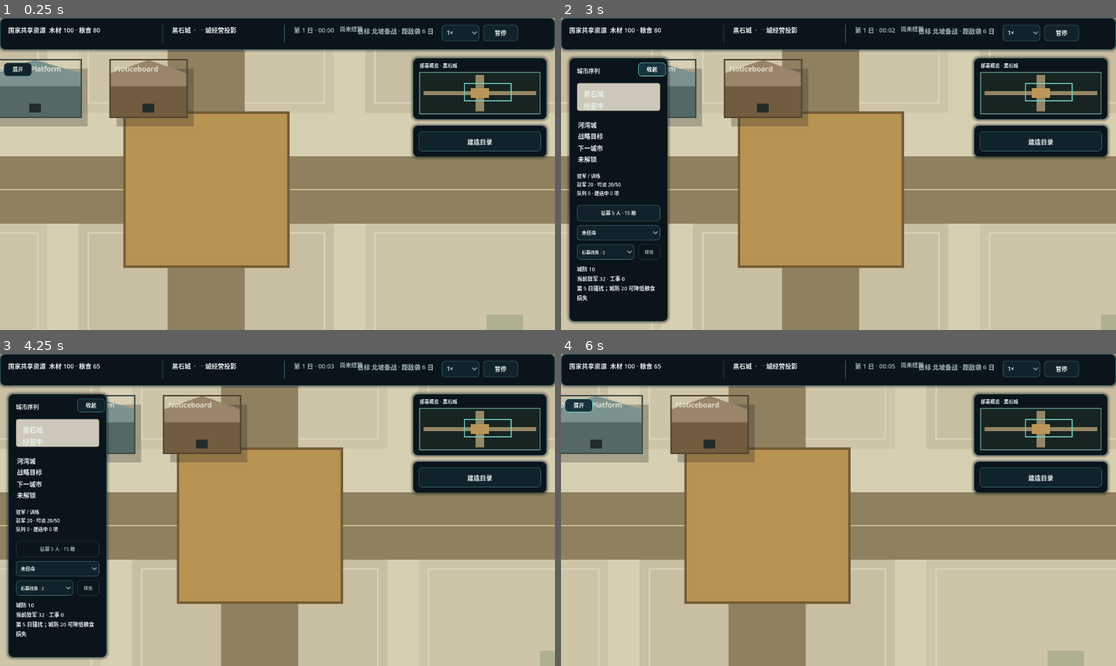
Above: before the commit, frames 1-4 (two rows, left to right).
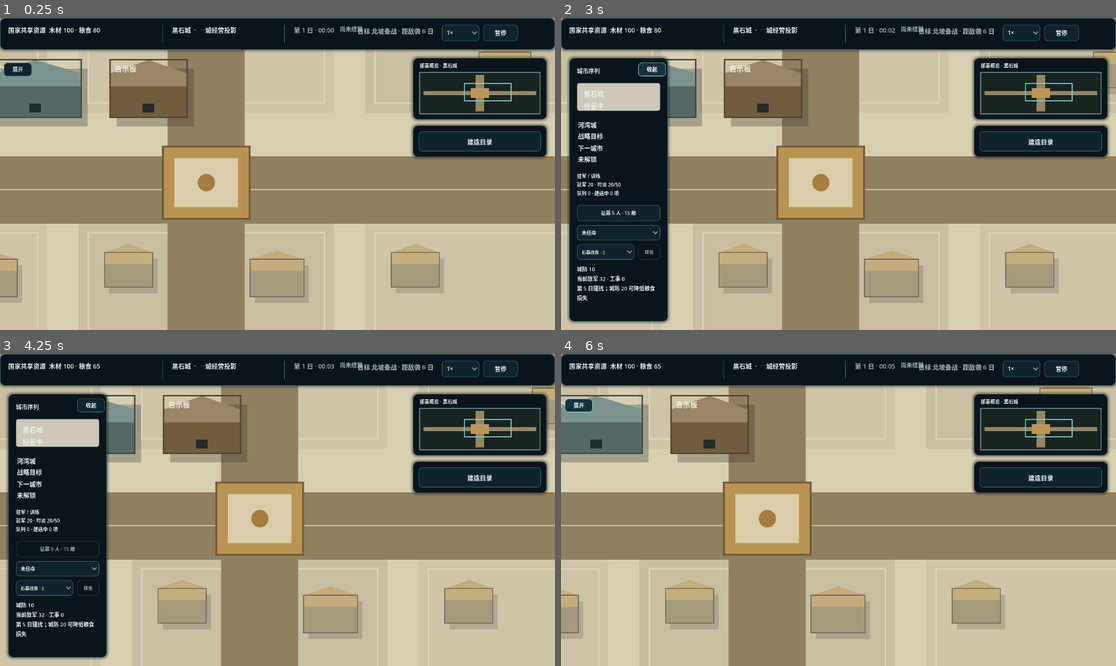
Above: after the commit, the same moments.

Repository: dodabojcuk-sys/Peace-Under-Heaven
Game: Godot game, scene res://scenes/blank_map.tscn
Same seed, same stepped clock (60 frames per second), same inputs: the game is played once before the commit and once after it.
Inputs:
- Up to frame 1 (0.25 s): no input
- Up to frame 2 (3 s): click "1×" at 0.5 s; click "暂停" at 1.25 s; click "继续" at 2 s; click "展开" at 2.75 s
- Up to frame 3 (4.25 s): click "征募 5 人 · 15 粮" at 3.5 s
- Up to frame 4 (6 s): click "未任命" at 4.25 s; click "石器改良 · 2" at 5 s; click "收起" at 5.75 s

The runs differ from the first frame. In frame 1, 18% of the frame differs, in the area x 0-96%, y 10-100%; in frame 2, 17%; in frame 3, 17%; in frame 4, 18%.

Commit message:
test: verify city rotation construction and responsive layout

Diff:
--- a/scenes/blank_map.tscn
+++ b/scenes/blank_map.tscn
@@ -459,6 +459,7 @@
 [node name="UI" type="CanvasLayer" parent="."]
 
 [node name="BlackstoneExpeditionMvp" parent="UI" instance=ExtResource("5_mvp")]
+visible = false
 
 [node name="Shell" type="Control" parent="UI"]
 layout_mode = 3
--- a/scripts/construction_controller.gd
+++ b/scripts/construction_controller.gd
@@ -5124,6 +5124,7 @@
 		"description": definition.description,
 		"origin_cell": origin_cell,
 		"footprint": footprint_end - origin_cell,
+		"base_footprint": footprint_end - origin_cell,
 		"occupied_footprint_cells": footprint_cells.duplicate(),
 		"selection_bounds": Rect2(Vector2.ZERO, building.size),
 		"lifecycle_state": &"fixed",
@@ -5161,6 +5162,7 @@
 		"description": "",
 		"origin_cell": Vector2i.ZERO,
 		"footprint": Vector2i.ZERO,
+		"orientation": ORIENTATION_NORTH,
 		"occupied_footprint_cells": [],
 		"selection_bounds": Rect2(),
 		"lifecycle_state": &"",
--- a/scripts/map_pan_controller.gd
+++ b/scripts/map_pan_controller.gd
@@ -130,10 +130,14 @@
 
 func _handle_construction_input(event: InputEvent) -> void:
 	if event is InputEventKey:
-		if event.pressed and not event.echo and event.keycode == KEY_ESCAPE:
-			construction_controller.cancel_placing()
-			_stop_drag()
-			get_viewport().set_input_as_handled()
+		if event.pressed and not event.echo:
+			if event.keycode == KEY_R:
+				construction_controller.rotate_preview()
+				get_viewport().set_input_as_handled()
+			elif event.keycode == KEY_ESCAPE:
+				construction_controller.cancel_placing()
+				_stop_drag()
+				get_viewport().set_input_as_handled()
 		return
 
 	if event is InputEventMouseButton:
--- a/scripts/regular_city_spatial_foundation.gd
+++ b/scripts/regular_city_spatial_foundation.gd
@@ -11,6 +11,15 @@
 	{"name": "SouthGate", "position": Vector2(1100.0, 1346.0), "orientation": 2},
 	{"name": "WestGate", "position": Vector2(54.0, 700.0), "orientation": 3},
 ]
+
+const BUILDING_LABELS := {
+	"Manor": "城主府",
+	"Barracks": "兵营",
+	"Granary": "粮仓",
+	"Academy": "书院",
+	"CommandPlatform": "军令台",
+	"Noticeboard": "告示板",
+}
 
 var _fixed_building_proxies: Array[Dictionary] = []
 
@@ -29,7 +38,6 @@
 		"Barracks",
 		"Granary",
 		"Academy",
-		"CityGate",
 		"CommandPlatform",
 		"Noticeboard",
 	]:
@@ -82,20 +90,49 @@
 	_draw_ward(Rect2(1430.0, 770.0, 580.0, 430.0), Color("cec5a9"))
 	_draw_road(Rect2(1020.0, 74.0, 160.0, 1252.0))
 	_draw_road(Rect2(74.0, 630.0, 2052.0, 140.0))
-	draw_rect(Rect2(930.0, 540.0, 340.0, 320.0), Color("b89352"), true)
-	draw_rect(Rect2(930.0, 540.0, 340.0, 320.0), Color("755c35"), false, 5.0)
+	# This is an open civic court rather than a foreground gate: it anchors the
+	# axial roads without becoming a dominant facade in the default viewport.
+	var civic_courtyard := Rect2(1010.0, 610.0, 180.0, 150.0)
+	draw_rect(civic_courtyard, Color("b89352"), true)
+	draw_rect(civic_courtyard, Color("755c35"), false, 4.0)
+	draw_rect(civic_courtyard.grow(-24.0), Color("d8cda8"), true)
+	draw_circle(civic_courtyard.get_center(), 18.0, Color("a57d3e"))
 	for proxy in _fixed_building_proxies:
 		_draw_graybox_building(
 			Rect2(proxy.rect),
 			Color(proxy.color),
-			str(proxy.name)
+			str(BUILDING_LABELS.get(str(proxy.name), str(proxy.name)))
 		)
 
 
 func _draw_ward(rect: Rect2, color: Color) -> void:
 	draw_rect(rect, color, true)
 	draw_rect(rect.grow(-20.0), Color("dcd4ba"), false, 3.0)
-	draw_rect(Rect2(rect.get_center() - Vector2(38.0, 26.0), Vector2(76.0, 52.0)), Color("aeb08f"), true)
+	# These are non-interactive ward volumes, not selectable production
+	# buildings. They make the foundation read as a city before art production.
+	for local_rect in [
+		Rect2(54.0, 60.0, 100.0, 72.0),
+		Rect2(rect.size.x - 174.0, 74.0, 112.0, 78.0),
+		Rect2(rect.size.x * 0.5 - 54.0, rect.size.y - 126.0, 108.0, 74.0),
+	]:
+		_draw_ambient_volume(
+			Rect2(rect.position + local_rect.position, local_rect.size)
+		)
+
+
+func _draw_ambient_volume(rect: Rect2) -> void:
+	var shadow := Rect2(rect.position + Vector2(10.0, 13.0), rect.size)
+	draw_rect(shadow, Color(0.17, 0.17, 0.14, 0.18), true)
+	draw_rect(rect, Color("a29b7e"), true)
+	var roof := PackedVector2Array([
+		rect.position,
+		rect.position + Vector2(rect.size.x * 0.5, -18.0),
+		rect.position + Vector2(rect.size.x, 0.0),
+		rect.position + Vector2(rect.size.x, 24.0),
+		rect.position + Vector2(0.0, 24.0),
+	])
+	draw_colored_polygon(roof, Color("c2ad7b"))
+	draw_rect(rect, Color("756c56"), false, 2.0)
 
 
 func _draw_road(rect: Rect2) -> void:
--- a/tests/run_building_lifecycle_smoke.gd
+++ b/tests/run_building_lifecycle_smoke.gd
@@ -93,8 +93,8 @@
 		"详情名称来自权威记录")
 	_check(
 		detail_panel.get_node("TargetType").text.contains("当前等级：L1")
-			and detail_panel.get_node("GridPosition").text
-				== "投入：木材 40｜工期：1 日"
+		and detail_panel.get_node("GridPosition").text
+			== "朝向：北｜投入：木材 40｜工期：1 日"
 			and detail_panel.get_node("Footprint").text
 				== "当前效果：木材 +18/日",
 		"详情显示权威等级、投入、工期和当前效果"
--- a/tests/run_building_selection_smoke.gd
+++ b/tests/run_building_selection_smoke.gd
@@ -57,7 +57,7 @@
 		"响应式详情面板固定在地图右侧安全区"
 	)
 	_check(
-		panel_rect.size.x >= 290.0 and panel_rect.size.y >= 440.0,
+		panel_rect.size.x >= 278.0 and panel_rect.size.y >= 390.0,
 		"详情面板为建筑状态与升级门禁保留可读空间"
 	)
 	_check(not panel_rect.intersects(minimap.get_global_rect()),
@@ -102,8 +102,8 @@
 	)
 	_check(
 		detail_panel.get_node("GridPosition").text
-			== "投入：木材 40｜工期：1 日",
-		"面板显示真实投入和施工时间"
+			== "朝向：北｜投入：木材 40｜工期：1 日",
+		"面板显示真实朝向、投入和施工时间"
 	)
 	_check(
 		detail_panel.get_node("Footprint").text
@@ -152,7 +152,7 @@
 	_check(
 		detail_panel.get_node("TargetName").text == "伐木场"
 			and detail_panel.get_node("GridPosition").text
-				== "投入：木材 40｜工期：1 日",
+				== "朝向：北｜投入：木材 40｜工期：1 日",
 		"切换选择后面板保持与新权威记录一致"
 	)
 
@@ -273,8 +273,15 @@
 	placing_left.pressed = true
 	placing_left.position = Vector2(700.0, 500.0)
 	scene._input(placing_left)
+	_check(construction.get_building_count() == placement_count_before,
+		"placing 左键只更新预览，不会绕过右侧确认")
+	_check(construction.is_placing(), "左键更新预览后仍保持 placing 状态")
+	var confirm_button: Button = scene.get_node("UI/Shell/ConstructionEntryPanel/ConfirmPlacementButton")
+	confirm_button.emit_signal("pressed")
+	await process_frame
 	_check(construction.get_building_count() == placement_count_before + 1,
-		"placing 左键仍只确认有效建造")
+		"右侧确认按钮通过权威建造命令落成建筑")
+	_check(not construction.is_placing(), "右侧确认后退出 placing 状态")
 	_check(not selection.has_selection(), "placing 左键不会同时选择建筑")
 	construction.cancel_placing()
 	_check(not construction_preview.visible, "退出 placing 后建造预览隐藏")
--- a/tests/run_city_time_viewport_smoke.gd
+++ b/tests/run_city_time_viewport_smoke.gd
@@ -246,10 +246,11 @@
 	construction.restart_first_map()
 	var placement_snapshot := _placement_origins(construction)
 	_check(
-		scene.is_city_bar_expanded()
-			and city_bar.visible
-			and city_bar_toggle.visible,
-		"一城经营视图默认展开且切换入口始终可见"
+			not scene.is_city_bar_expanded()
+				and not city_bar.visible
+				and city_bar_toggle.visible
+				and scene.get_node("UI/Shell/ConstructionEntryPanel").visible,
+		"右侧城建栏默认展开且城市切换入口始终可见"
 	)
 	scene.set_city_bar_expanded(false)
 	await process_frame
--- a/tests/run_construction_placement_smoke.gd
+++ b/tests/run_construction_placement_smoke.gd
@@ -169,17 +169,23 @@
 	_check(controller.preview_valid, "左键路由测试位置有效")
 	var placing_left_camera_position := camera.position
 	var placement_count_before_left: int = controller.get_building_count()
+	var confirm_placement_button: Button = scene.get_node(
+		"UI/Shell/ConstructionEntryPanel/ConfirmPlacementButton"
+	)
 	var placing_left_press := InputEventMouseButton.new()
 	placing_left_press.button_index = MOUSE_BUTTON_LEFT
 	placing_left_press.pressed = true
 	placing_left_press.position = Vector2(860.0, 500.0)
 	scene._input(placing_left_press)
-	_check(controller.get_building_count() == placement_count_before_left + 1,
-		"placing 左键通过唯一输入入口确认放置")
+	_check(controller.get_building_count() == placement_count_before_left,
+		"placing 左键只更新 ghost；确认权归右侧纵栏")
 	_check(camera.position.is_equal_approx(placing_left_camera_position),
 		"placing 左键不移动 Camera2D")
-	_check(controller.is_placing(), "确认一次后保持 placing 以便连续放置")
-	controller.cancel_placing()
+	_check(controller.is_placing(), "左键更新 ghost 后保持 placing")
+	confirm_placement_button.emit_signal("pressed")
+	_check(controller.get_building_count() == placement_count_before_left + 1,
+		"右侧确认按钮通过唯一权威建造命令落位")
+	_check(not controller.is_placing(), "确认后清除 ghost 与临时旋转状态")
 
 	var idle_camera_position := camera.position
 	var left_press := InputEventMouseButton.new()
--- a/tests/run_inner_city_ui_r0_smoke.gd
+++ b/tests/run_inner_city_ui_r0_smoke.gd
@@ -29,21 +29,22 @@
 	var construction_menu: Panel = shell.get_node("ConstructionMenu")
 	var build_entry: Button = shell.get_node("ConstructionEntryPanel/BuildEntryButton")
 	var detail: Panel = shell.get_node("BuildingDetailPanel")
+	var expedition: Control = scene.get_node("UI/BlackstoneExpeditionMvp")
 
 	_check(city.get_nation_state() != null, "资源行只读取现有国家权威")
-	_check(city_rail.visible and city_rail.get_node("Title").text == "城市序列",
-		"一城经营视图默认显示城市序列")
+	_check(not city_rail.visible,
+		"R1 默认不常驻左侧城市序列，避免与右侧城建栏争夺地图")
+	_check(not expedition.visible,
+		"正常启动链默认进入正式内城，外城入口按需打开")
 	_check(
 		resource_summary.text.contains("国家共享资源")
 			and resource_summary.text.contains("木材"),
 		"资源行显示权威国家共享资源"
 	)
 	_check(
-		detail.size.x >= 290.0
-			and not detail.get_global_rect().intersects(
-				city_rail.get_global_rect()
-			),
-		"1280 宽度下详情与城市序列保持安全分区"
+		detail.size.x >= 278.0
+			and detail.get_global_rect().position.x > root.size.x * 0.5,
+		"1280 宽度下详情复用右侧安全栏，不挤压城市为多面板"
 	)
 
 	build_entry.emit_signal("pressed")
--- a/tests/run_p1f_construction_dataization_smoke.gd
+++ b/tests/run_p1f_construction_dataization_smoke.gd
@@ -93,8 +93,8 @@
 	_check(
 		detail_panel.get_node("TargetType").text
 			== "当前等级：L1\n下一等级：当前切片未开放"
-			and detail_panel.get_node("GridPosition").text
-				== "投入：木材 40｜工期：1 日"
+		and detail_panel.get_node("GridPosition").text
+				== "朝向：北｜投入：木材 40｜工期：1 日"
 			and detail_panel.get_node("Footprint").text
 				== "当前效果：木材 +18/日"
 			and detail_panel.get_node("PrototypeStatus").text.contains(
--- a/tests/run_r2c01_national_resource_convergence_smoke.gd
+++ b/tests/run_r2c01_national_resource_convergence_smoke.gd
@@ -295,7 +295,7 @@
 	_check(
 		not snapshot.is_empty()
 			and snapshot.schema_version == V5Snapshot.SCHEMA_VERSION
-			and V5Snapshot.SCHEMA_VERSION == 2
+			and V5Snapshot.SCHEMA_VERSION == 3
 			and int(snapshot.city.wood) == nation.get_resource(&"wood")
 			and int(snapshot.city.food) == nation.get_resource(&"food")
 			and int(snapshot.city.tech_points)
--- /dev/null
+++ b/tests/run_regular_city_spatial_r1_smoke.gd
@@ -0,0 +1,216 @@
+extends SceneTree
+
+
+var failures: Array[String] = []
+
+
+func _initialize() -> void:
+	call_deferred("_run")
+
+
+func _run() -> void:
+	root.size = Vector2i(1440, 900)
+	var packed_scene := load("res://scenes/blank_map.tscn") as PackedScene
+	_check(packed_scene != null, "正式 main scene 可加载")
+	if packed_scene == null:
+		_finish()
+		return
+
+	var scene := packed_scene.instantiate()
+	root.add_child(scene)
+	await process_frame
+	await process_frame
+
+	var controller: Node = scene.get_node("ConstructionController")
+	var camera: Camera2D = scene.get_node("Camera2D")
+	var foundation: Node2D = scene.get_node(
+		"MapWorld/RegularCitySpatialFoundation"
+	)
+	var map_board: Control = scene.get_node("MapWorld/MapBoard")
+	var placement_grid: Node2D = scene.get_node(
+		"MapWorld/ConstructionLayer/ConstructionPreview/PlacementGrid"
+	)
+	var shell: Control = scene.get_node("UI/Shell")
+	var minimap: Control = shell.get_node("MinimapPlaceholder")
+	var entry_panel: Panel = shell.get_node("ConstructionEntryPanel")
+	var construction_menu: Panel = shell.get_node("ConstructionMenu")
+	var detail_panel: Panel = shell.get_node("BuildingDetailPanel")
+	var city_bar: Panel = shell.get_node("CityBar")
+	controller.set_process(false)
+
+	_check(foundation != null and foundation.visible,
+		"规则型城池空间基础位于正式 MapWorld")
+	_check(not map_board.visible,
+		"旧平面背景不再作为正式城市画面")
+	_check(not placement_grid.is_visible_in_tree(),
+		"默认不显示全局逻辑格线")
+	_check(not city_bar.visible,
+		"左侧大城市栏默认收起，城市空间保持主要面积")
+	_check(minimap.visible and minimap.get_script() != null,
+		"右上角使用可更新的小地图组件")
+	_check(entry_panel.visible and entry_panel.get_global_rect().position.x > root.size.x * 0.5,
+		"右侧纵栏承载真实建造入口")
+	_check(
+		is_equal_approx(entry_panel.get_global_rect().position.x, minimap.get_global_rect().position.x)
+			and is_equal_approx(entry_panel.size.x, minimap.size.x)
+			and is_equal_approx(detail_panel.get_global_rect().position.x, minimap.get_global_rect().position.x),
+		"小地图、建造目录和详情复用同一右侧纵栏"
+	)
+
+	var gates: Node = foundation.get_node("GateInstances")
+	_check(gates.get_child_count() == 4, "四向城门由四个实例表达")
+	var gate_script_paths: Dictionary = {}
+	var gate_orientations: Array[int] = []
+	for gate in gates.get_children():
+		gate_script_paths[String(gate.get_script().resource_path)] = true
+		gate_orientations.append(int(gate.orientation))
+	gate_orientations.sort()
+	_check(gate_script_paths.size() == 1,
+		"四向城门复用唯一正式组件脚本")
+	_check(gate_orientations == [0, 1, 2, 3],
+		"城门方向覆盖北东南西且不复制逻辑")
+
+	for viewport_size in [Vector2i(1280, 720), Vector2i(1440, 900), Vector2i(1920, 1080)]:
+		root.size = viewport_size
+		await process_frame
+		await process_frame
+		var minimap_rect := minimap.get_global_rect()
+		var entry_rect := entry_panel.get_global_rect()
+		_check(
+			entry_rect.position.x > scene.get_viewport().get_visible_rect().size.x * 0.5
+				and entry_rect.size.x >= 278.0
+				and entry_rect.size.x <= 340.0,
+			"%d×%d 请求下右侧纵栏保持克制且位于安全区" % [viewport_size.x, viewport_size.y]
+		)
+		_check(not minimap_rect.intersects(entry_rect),
+			"%d×%d 下小地图与建造入口不重叠" % [viewport_size.x, viewport_size.y])
+
+	root.size = Vector2i(1440, 900)
+	camera.position = Vector2(1100.0, 700.0)
+	camera.zoom = Vector2.ONE
+	await process_frame
+	controller.open_construction_menu()
+	_check(construction_menu.visible and controller.is_choosing_template(),
+		"右侧目录进入已有权威模板选择")
+	_check(controller.begin_placing_definition(&"building.logging_camp.t1", Vector2(700.0, 460.0)),
+		"从现有真实建筑定义进入 placement")
+	_check(placement_grid.visible and controller.preview_valid,
+		"placement 仅显示局部格线与有效 footprint")
+	var before_cancel: Dictionary = controller.export_v5_campaign_snapshot()
+	scene._input(_key_event(KEY_R))
+	_check(controller.get_preview_orientation() == 1,
+		"placement 中 R 快捷键旋转到东向")
+	for expected_orientation in [2, 3, 0]:
+		_check(controller.rotate_preview(), "placement 旋转动作可用")
+		_check(controller.get_preview_orientation() == expected_orientation,
+			"建筑旋转到朝向 %d" % expected_orientation)
+	scene._input(_key_event(KEY_R))
+	_check(controller.get_preview_orientation() == 1,
+		"确认前建筑保持东向预览")
+	controller.cancel_placing()
+	var after_cancel: Dictionary = controller.export_v5_campaign_snapshot()
+	_check(
+		not placement_grid.is_visible_in_tree()
+			and after_cancel == before_cancel,
+		"取消不会留下格线、朝向或权威状态写入"
+	)
+
+	var non_square_east: Dictionary = CityGridRules.get_rotated_footprint(Vector2i(3, 2), 1)
+	var non_square_south: Dictionary = CityGridRules.get_rotated_footprint(Vector2i(3, 2), 2)
+	_check(
+		bool(non_square_east.valid)
+			and non_square_east.footprint == Vector2i(2, 3)
+			and bool(non_square_south.valid)
+			and non_square_south.footprint == Vector2i(3, 2),
+		"非方形 footprint 复用城市网格规则并正确交换宽高"
+	)
+
+	var placement_id: int = controller.place_definition_at_cell(
+		&"building.logging_camp.t1",
+		Vector2i(22, 14),
+		false,
+		true,
+		1
+	)
+	_check(placement_id > 0, "权威建造命令可接受带方向的真实定义")
+	var record: Dictionary = controller.get_building_record(placement_id)
+	_check(int(record.get("orientation", -1)) == 1,
+		"确认后的建筑方向进入唯一权威实例")
+	var snapshot: Dictionary = controller.export_v5_campaign_snapshot()
+	_check(snapshot.schema_version == 3,
+		"含方向的 V5 快照升级为 schema 3")
+	var temp_save_root := "%s/txwzs-r1-orientation-%d" % [
+		OS.get_temp_dir(),
+		Time.get_ticks_usec(),
+	]
+	var store := V5CampaignSaveStore.new(temp_save_root)
+	var saved: Dictionary = store.save_snapshot(
+		snapshot,
+		Callable(controller, "validate_v5_campaign_snapshot")
+	)
+	_check(bool(saved.success), "方向快照通过既有版本化存档写入")
+	var restored_scene := packed_scene.instantiate()
+	root.add_child(restored_scene)
+	await process_frame
+	await process_frame
+	var restored: Node = restored_scene.get_node("ConstructionController")
+	var restored_result: Dictionary = store.load_and_restore(restored)
+	var restored_record: Dictionary = restored.get_building_record(placement_id)
+	_check(
+		bool(restored_result.success)
+			and int(restored_record.get("orientation", -1)) == 1,
+		"save/load 后建筑位置记录与东向同时保留"
+	)
+	var legacy_v2 := snapshot.duplicate(true)
+	legacy_v2.schema_version = 2
+	for placement in legacy_v2.placements:
+		placement.erase("orientation")
+	var legacy_validation: Dictionary = controller.validate_v5_campaign_snapshot(legacy_v2)
+	_check(
+		bool(legacy_validation.valid)
+			and int(legacy_validation.snapshot.schema_version) == 3
+			and int(legacy_validation.snapshot.placements[0].orientation) == 0,
+		"旧 schema 2 存档载入时稳定默认北向"
+	)
+
+	restored_scene.queue_free()
+	scene.queue_free()
+	await process_frame
+	_remove_tree(temp_save_root)
+	_finish()
+
+
+func _remove_tree(path: String) -> void:
+	if not DirAccess.dir_exists_absolute(path):
+		return
+	for entry in DirAccess.get_files_at(path):
+		DirAccess.remove_absolute(path.path_join(entry))
+	for directory in DirAccess.get_directories_at(path):
+		_remove_tree(path.path_join(directory))
+	DirAccess.remove_absolute(path)
+
+
+func _key_event(keycode: Key) -> InputEventKey:
+	var event := InputEventKey.new()
+	event.keycode = keycode
+	event.pressed = true
+	return event
+
+
+func _check(condition: bool, label: String) -> void:
+	if condition:
+		print("PASS: %s" % label)
+		return
+	failures.append(label)
+	push_error("FAIL: %s" % label)
+
+
+func _finish() -> void:
+	if failures.is_empty():
+		print("REGULAR_CITY_SPATIAL_R1_SMOKE PASS")
+		quit(0)
+		return
+	print("REGULAR_CITY_SPATIAL_R1_SMOKE FAIL (%d)" % failures.size())
+	for failure in failures:
+		print(" - %s" % failure)
+	quit(1)
--- a/tests/run_v5_campaign_persistence_smoke.gd
+++ b/tests/run_v5_campaign_persistence_smoke.gd
@@ -40,10 +40,10 @@
 	var migrated: Dictionary = source.migrate_v1_snapshot_to_v5(v1_active)
 	_check(
 		migrated.success
-			and migrated.snapshot.schema_version == 2
+			and migrated.snapshot.schema_version == 3
 			and migrated.snapshot.snapshot_kind
 				== &"campaign_authoritative",
-		"有效 V1 只读输入确定性迁移为 V2"
+		"有效 V1 只读输入确定性迁移为 V3，并默认北向"
 	)
 	var v2_active: Dictionary = migrated.snapshot
 	_check(
Not shown, added: tests/run_regular_city_spatial_r1_smoke.gd.uid
Not shown, changed: CHANGELOG.md
Not shown, changed: CURRENT_STATE.md
Not shown, added: docs/design/INNER_CITY_LAYOUT_ARCHETYPES_R1.md
Not shown, added: docs/reports/REGULAR_CITY_SPATIAL_FOUNDATION_R1_ACCEPTANCE.md
